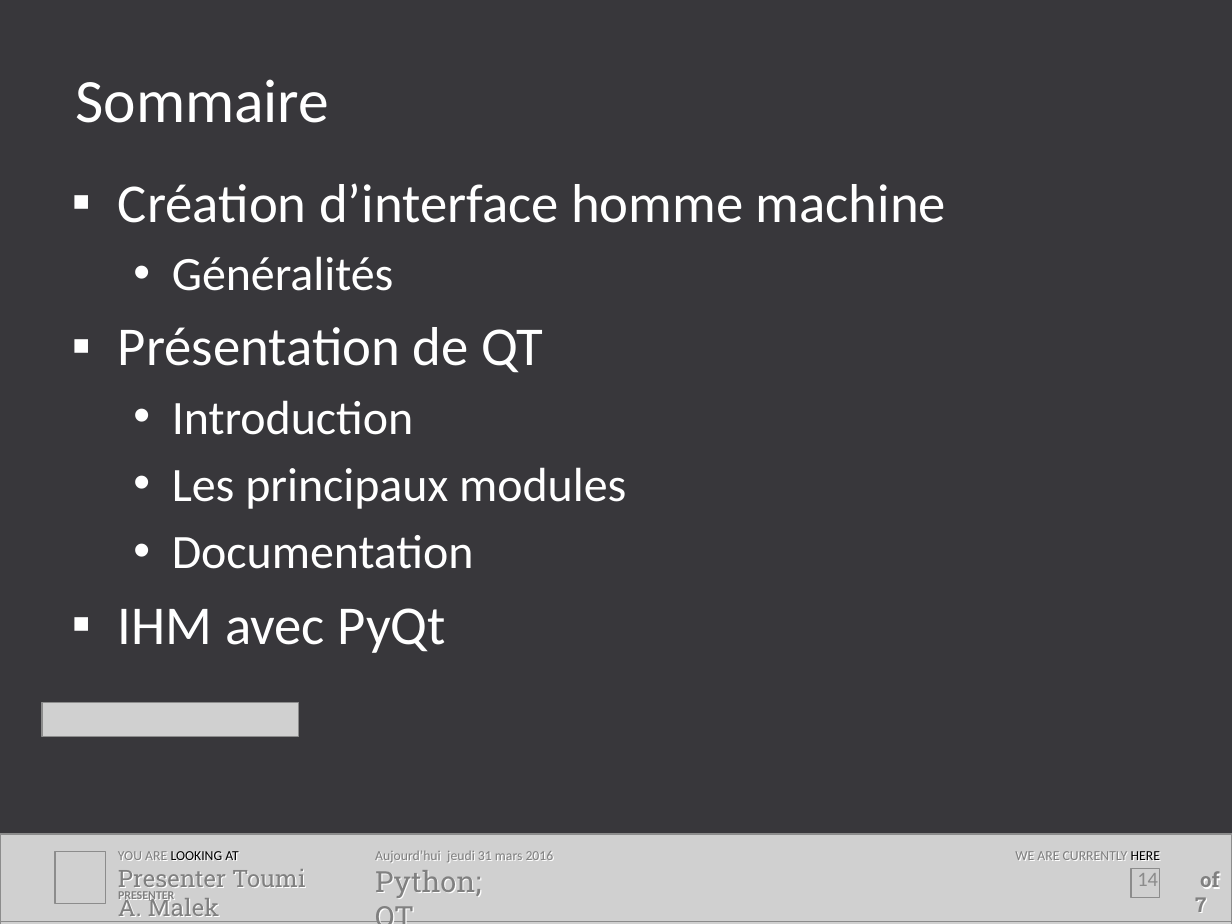
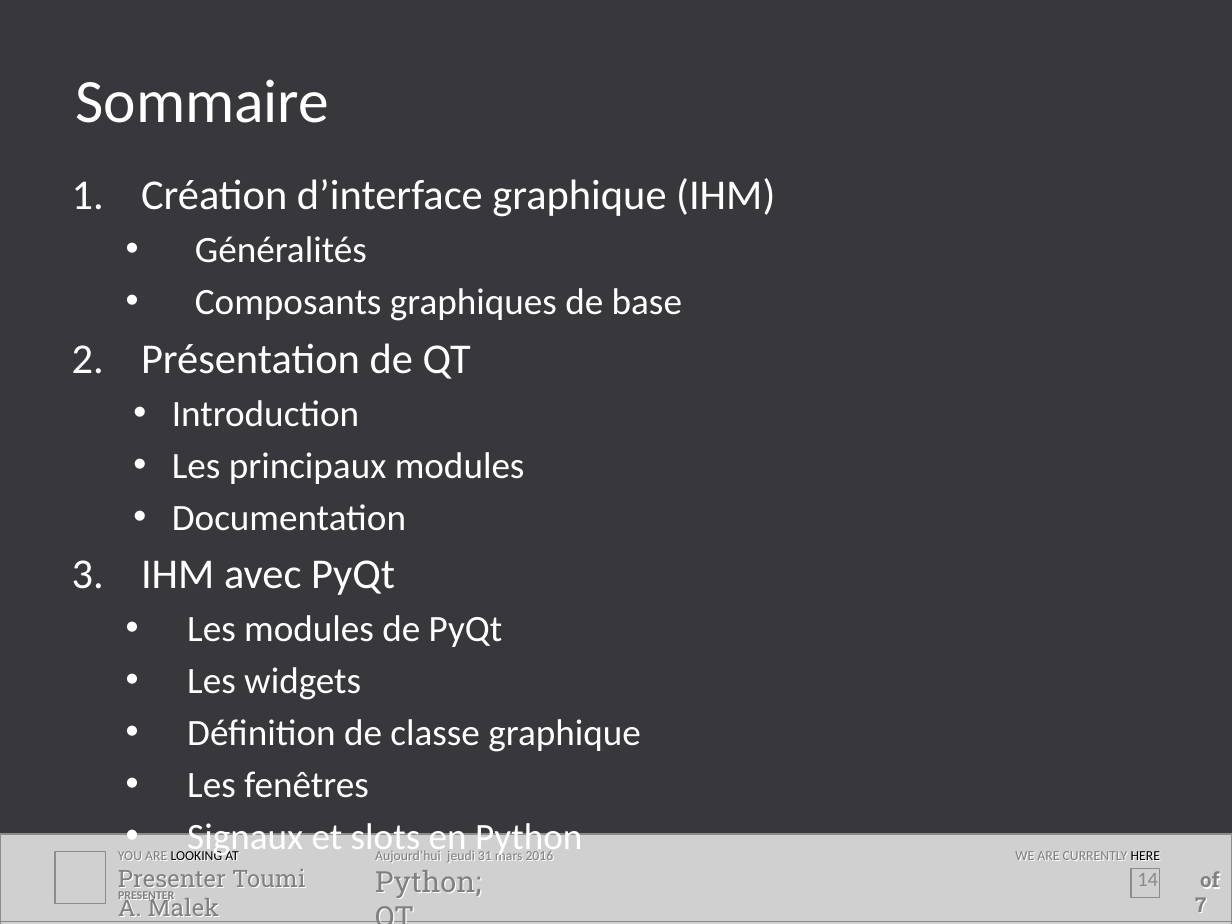
Before and after one commit to toumiab/Trans_python, a slide deck: slide 14 of Les_transparent/IHM_Python.pptx. Drawn at 1232x924 pixels with LibreOffice and Linux fonts; fonts in the diff are those of the drawing; grey boxes stand for pictures; background and template pictures are left out. Boxes give left, top, right and bottom in pixels: in the first picture for what was removed or moved away, otherwise in the second. Text is boxed around its words. In the diff, an @@ line names an element or a change of style, - is before the commit and + after.

```diff
--- a/Les_transparent/IHM_Python.pptx
+++ b/Les_transparent/IHM_Python.pptx
@@ text at bbox=[141, 178, 775, 217]: text changed; size 32 to 24.8 pt @@
-▪ Création d’interface homme machine
+1. Création d’interface graphique (IHM)
@@ text at bbox=[141, 236, 525, 595]: size 28 to 21.7 pt in "Généralités", "Introduction", "Les principaux modules", "Documentation"; size 32 to 24.8 pt in "Présentation de QT", "IHM avec PyQt"; indent changed; less space between paragraphs; bullet ▪ to 1. @@
@@ text at bbox=[195, 288, 682, 321]: paragraph added @@
+  • Composants graphiques de base
@@ text at bbox=[187, 615, 640, 858]: paragraphs added @@
+  • Les modules de PyQt
+  • Les widgets
+  • Définition de classe graphique
+  • Les fenêtres
+  • Signaux et slots en Python
@@ picture removed at bbox=[42, 702, 298, 737] @@
```
Also in this commit, not shown: 19 other slides changed, 20 slides added, 6 slides removed, 1 other file.
